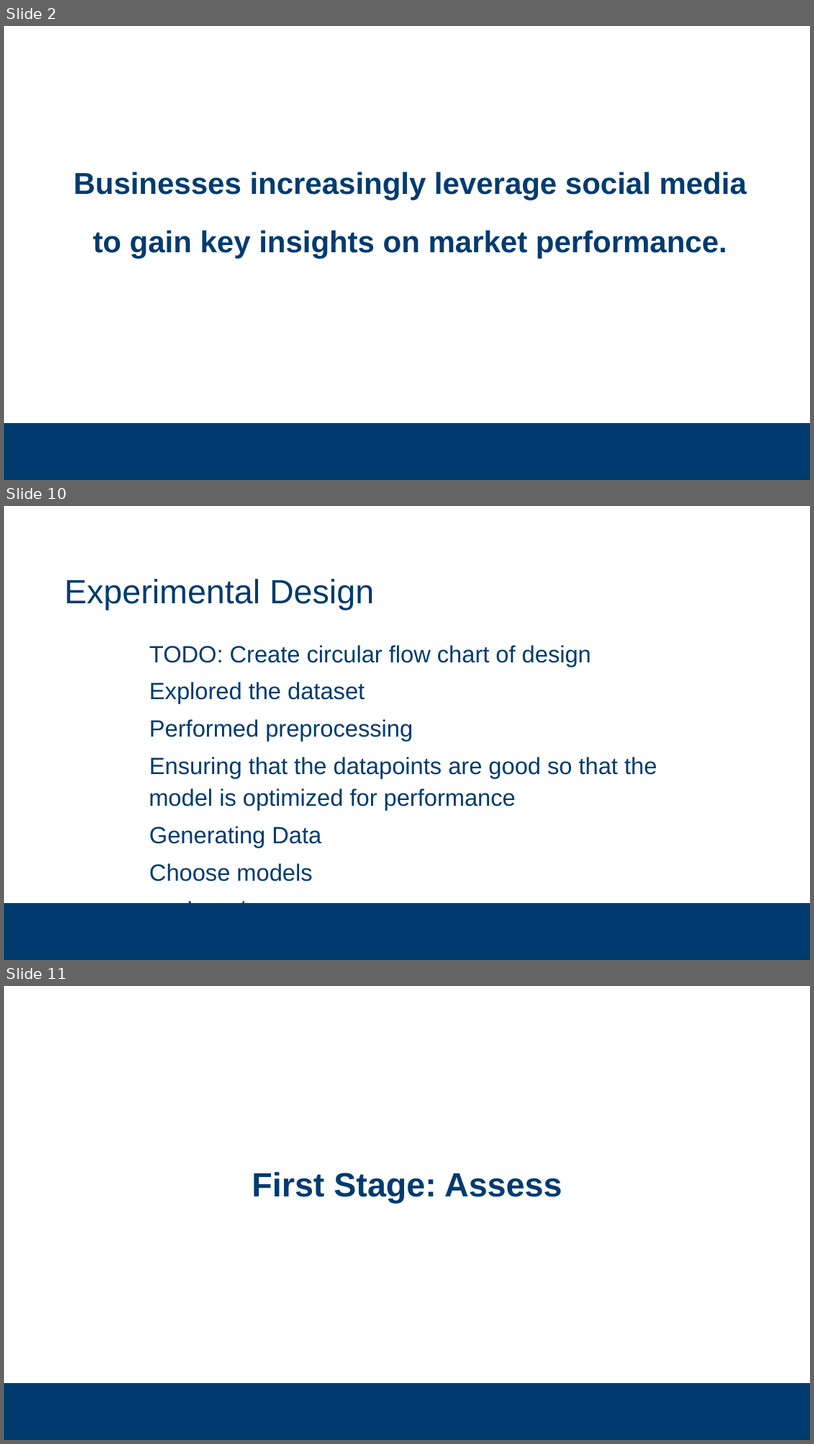
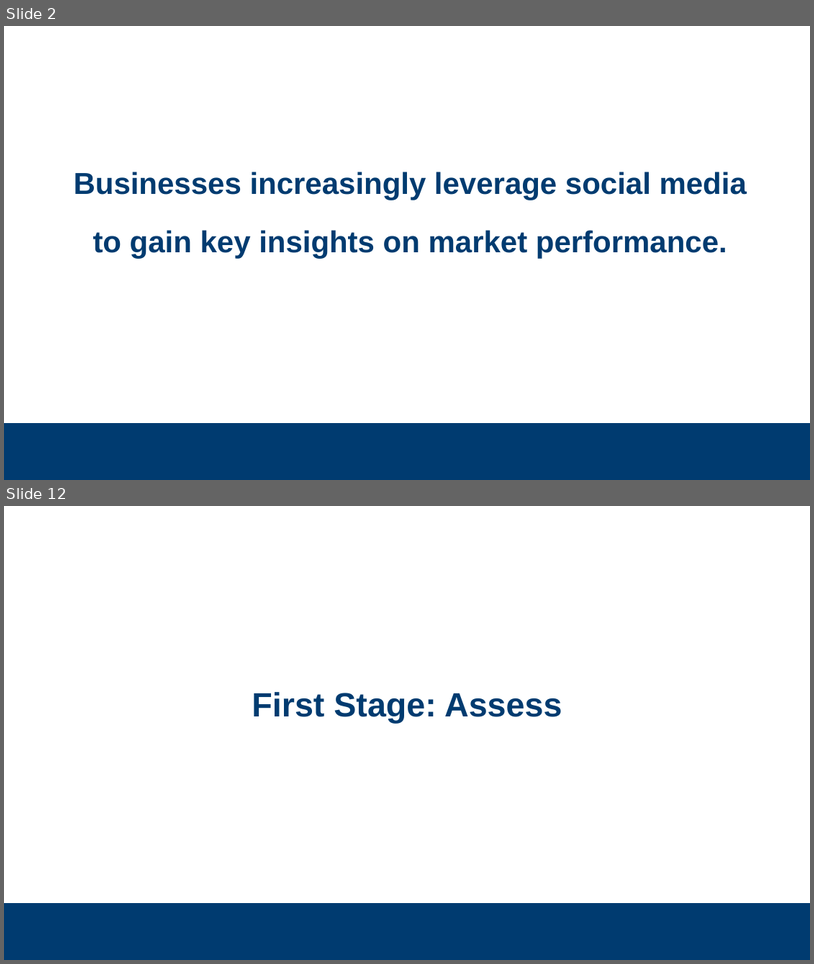
Before and after one commit to subsystem3/project, a slide deck: Final-Project-Team-2.pptx. Shown one above the other, each under a label of ours: slides 2, 10 and 11 before the commit, slides 2 and 12 after it; the slides between them are not shown. The pictures are 814x1444 and 814x964 pixels, drawn with LibreOffice and Linux fonts; fonts in the diff are those of the drawing; background and template pictures are left out. Boxes give left, top, right and bottom in pixels: in the first picture for what was removed or moved away, otherwise in the second. Text is boxed around its words. In the diff, an @@ line names an element or a change of style, - is before the commit and + after.

```diff
--- a/Final-Project-Team-2.pptx
+++ b/Final-Project-Team-2.pptx
@@ slide 10 removed at (x1=4, y1=506, x2=810, y2=960), background #FFFFFF; not listed: 1 template element that a slide beside it also shows @@
@@ title removed at (x1=64, y1=579, x2=374, y2=610) @@
-Experimental Design
@@ text removed at (x1=149, y1=645, x2=657, y2=881) @@
-  TODO: Create circular flow chart of design
-  Explored the dataset
-  Performed preprocessing
-  Ensuring that the datapoints are good so that the model is optimized for performance
-  Generating Data
-  Choose models
-  evaluate/ assess
@@ what was slide 11 is now slide 12 @@
```
Also in this commit, not shown: 11 slides changed, 14 slides added, 8 other slides removed.
